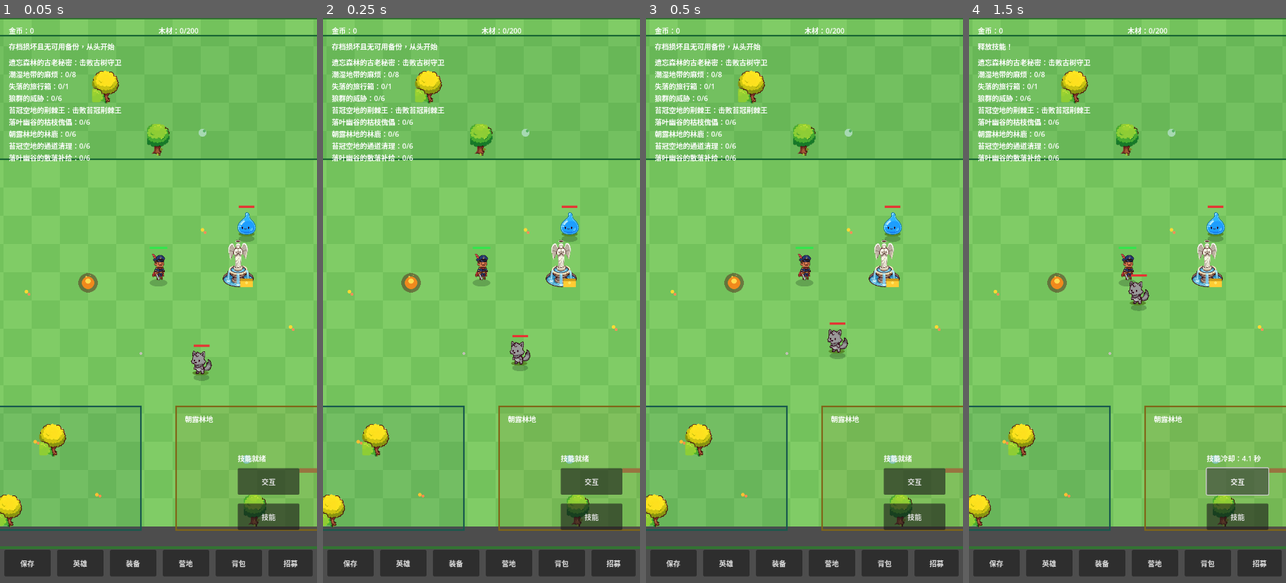
Above: before the commit, frames 1-4 (left to right).
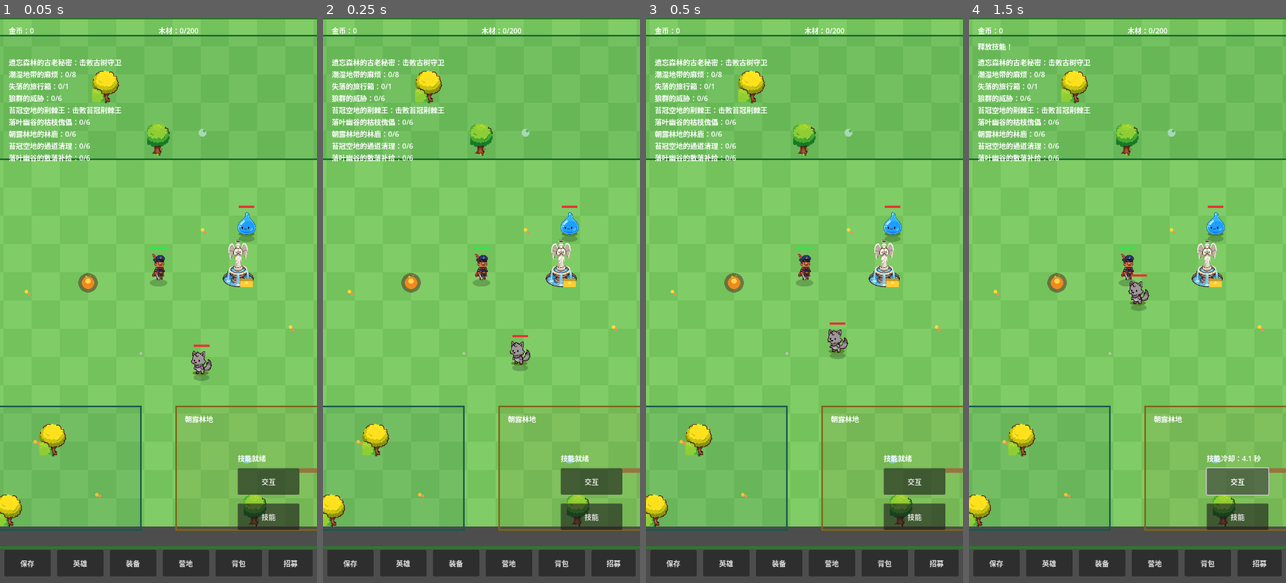
Above: after the commit, the same moments.

Repository: oneyi53/game
Game: Godot game, scene res://scenes/main.tscn
Two runs of this game, one before a commit and one after it. Both use one fixed random seed, a clock stepped at 60 frames per second and the inputs below.
Inputs:
- Up to frame 1 (0.05 s): no input
- Up to frame 2 (0.25 s): no input
- Up to frame 3 (0.5 s): no input
- Up to frame 4 (1.5 s): click "技能" at 0.5 s; click "交互" at 1.25 s

The runs differ from the first frame. In frame 1, 0.2% of the frame differs, in the area x 2-37%, y 4-6%; in frame 2, 0.2%; in frame 3, 0.2%; in frame 4, nothing differs.

Commit message:
fix: restore hero HP and harden save/recruitment flows (#7)
* fix: restore saved hero hp and consume recruit fragments

* fix: distinguish new saves and preserve valid backup

* fix: consume fragments on successful synthesis

* docs: clarify save load states

* docs: record core fix branch status

* docs: log pending core save and recruitment fixes

* ci: validate save and recruitment fixes with Godot 4.7.2

* chore: reuse main Godot validation workflow

Diff:
--- a/scripts/core/main.gd
+++ b/scripts/core/main.gd
@@ -155,6 +155,7 @@
         hud.show_message("主存档损坏，已用备份恢复")
     elif load_result["status"] == "corrupted":
         hud.show_message("存档损坏且无可用备份，从头开始")
+    # A genuinely new install has no save files; do not label it corrupted.
     gold = int(save_data.get("gold", 0))
     backpack_manager.load_saved(save_data.get("backpack", {}))
     wood = mini(wood_cap, maxi(0, int(save_data.get("wood", 0))))
@@ -272,6 +273,14 @@
     if save_data.get("player_position") is Dictionary:
         var saved_pos: Dictionary = save_data["player_position"]
         start_pos = Vector2(float(saved_pos.get("x", 800.0)), float(saved_pos.get("y", 600.0)))
+    # Restore per-hero HP after level and equipment have rebuilt max_hp.
+    # Older saves without a heroes array retain the full-health default.
+    var saved_hp_by_id: Dictionary = {}
+    var saved_heroes = save_data.get("heroes", [])
+    if saved_heroes is Array:
+        for saved_hero in saved_heroes:
+            if saved_hero is Dictionary and saved_hero.has("id") and saved_hero.has("hp"):
+                saved_hp_by_id[str(saved_hero["id"])] = int(saved_hero["hp"])
     var spawn_index: int = 0
     for hero_data in data_loader.heroes:
         var hero_id: String = str(hero_data["id"])
@@ -282,6 +291,12 @@
         hero.set_level(level_manager.level(hero_id), level_manager.attack_growth_pct_per_level, level_manager.hp_growth_pct_per_level)
         hero.reset_to_base_stats()
         hero.apply_equipment_bonus(equipment_manager.bonus_for_hero(hero.hero_id))
+        if saved_hp_by_id.has(hero_id):
+            var saved_hp: int = int(saved_hp_by_id[hero_id])
+            # A hero saved during the 3-second death delay resumes at the
+            # same half-health amount used by the normal respawn routine.
+            hero.hp = maxi(1, hero.max_hp / 2) if saved_hp <= 0 else clampi(saved_hp, 1, hero.max_hp)
+            hero.queue_redraw()
         hero.global_position = start_pos + offsets[spawn_index]
         hero.formation_offset = offsets[spawn_index]
         heroes_root.add_child(hero)
@@ -634,10 +649,9 @@
     if recruitment_manager.is_recruited(hero_id):
         hud.show_message("该英雄已加入")
         return
-    if recruitment_manager.fragments < recruitment_manager.fragments_required(hero_id):
-        hud.show_message("碎片不足，需要 " + str(recruitment_manager.fragments_required(hero_id)) + " 片，当前 " + str(recruitment_manager.fragments))
-        return
-    recruitment_manager.recruit(hero_id)
+    if not recruitment_manager.synthesize_with_fragments(hero_id):
+        hud.show_message("合成失败：碎片不足或英雄状态已变化")
+        return
     var hero_name: String = ""
     for hero_data in data_loader.heroes:
         if str(hero_data["id"]) == hero_id:
--- a/scripts/core/save_manager.gd
+++ b/scripts/core/save_manager.gd
@@ -4,8 +4,8 @@
 # Local save only. No network code anywhere in this project.
 # save.json is the current save, save_backup.json is the previous one.
 # Loading: main save first, then backup if the main save is broken.
-# If both are broken, load_game() reports "corrupted" and the caller
-# starts a fresh game instead of silently using invented data.
+# No files means "new_game"; existing but unusable files mean "corrupted".
+# A valid backup is preserved when the main save is corrupt.
 
 const SAVE_PATH: String = "user://save.json"
 const BACKUP_PATH: String = "user://save_backup.json"
@@ -25,13 +25,18 @@
     var payload: Dictionary = data.duplicate(true)
     payload["schema_version"] = SCHEMA_VERSION
     if FileAccess.file_exists(SAVE_PATH):
-        var old_text: String = FileAccess.get_file_as_string(SAVE_PATH)
-        if old_text != "":
-            var backup = FileAccess.open(BACKUP_PATH, FileAccess.WRITE)
-            if backup == null:
-                return false
-            backup.store_string(old_text)
-            backup.close()
+        # Never replace a known-good backup with a corrupt main save.
+        # This matters after load_game() has recovered from BACKUP_PATH:
+        # the damaged main file remains until this next successful save.
+        var current_main: Dictionary = _try_load(SAVE_PATH)
+        if current_main["ok"]:
+            var old_text: String = FileAccess.get_file_as_string(SAVE_PATH)
+            if old_text != "":
+                var backup = FileAccess.open(BACKUP_PATH, FileAccess.WRITE)
+                if backup == null:
+                    return false
+                backup.store_string(old_text)
+                backup.close()
     var file = FileAccess.open(SAVE_PATH, FileAccess.WRITE)
     if file == null:
         return false
@@ -40,6 +45,10 @@
     return true
 
 func load_game() -> Dictionary:
+    var main_exists: bool = FileAccess.file_exists(SAVE_PATH)
+    var backup_exists: bool = FileAccess.file_exists(BACKUP_PATH)
+    if not main_exists and not backup_exists:
+        return {"status": "new_game", "data": null}
     var main_result: Dictionary = _try_load(SAVE_PATH)
     if main_result["ok"]:
         return {"status": "ok", "data": main_result["data"]}
--- a/scripts/progression/recruitment_manager.gd
+++ b/scripts/progression/recruitment_manager.gd
@@ -122,6 +122,21 @@
     fragments += 1
     return fragments
 
+func synthesize_with_fragments(hero_id: String) -> bool:
+    if not entries.has(hero_id) or is_recruited(hero_id):
+        return false
+    var entry_data: Dictionary = entries[hero_id]
+    if str(entry_data.get("unlock_type", "")) != "fragments":
+        return false
+    var cost: int = fragments_required(hero_id)
+    if cost <= 0 or fragments < cost:
+        return false
+    # Commit both state changes together so a successful synthesis
+    # cannot recruit the hero while leaving the fragment balance intact.
+    recruited[hero_id] = true
+    fragments -= cost
+    return true
+
 func fragments_required(hero_id: String) -> int:
     var entry = entries.get(hero_id, null)
     if entry == null:
Not shown, changed: docs/CHANGELOG.md
Not shown, changed: docs/PROJECT_STATUS.md
